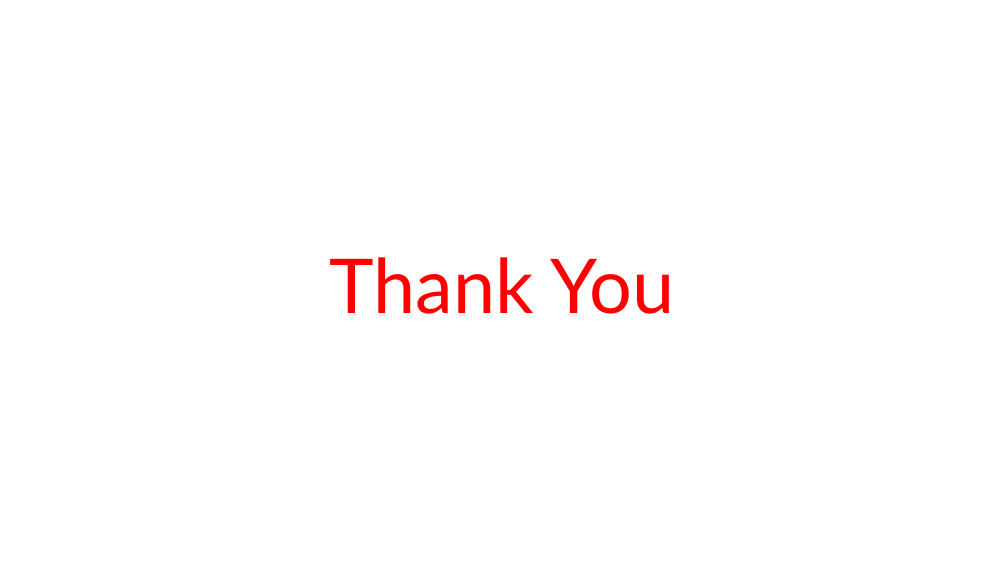
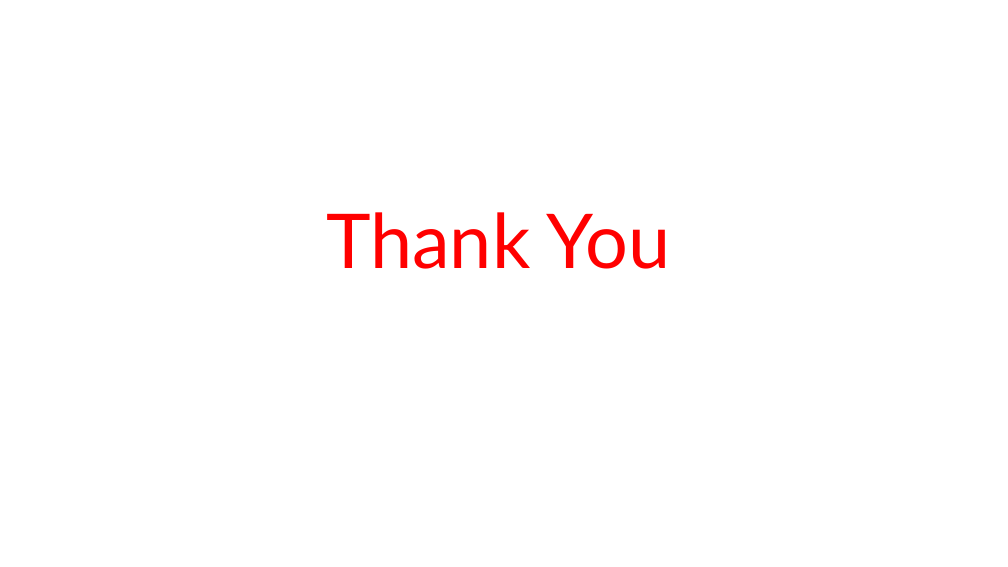
Before and after one commit to Mohamed-h-Gamil/adv_emb_hw1_cooperativeSchedularForArduinoUno, a slide deck: slide 16 of presentation/A Flexible Schedular for Single-Processor Embedded systems for Arduino UNO.pptx (slide 9 before the commit). Drawn at 1008x567 pixels with LibreOffice and Linux fonts; fonts in the diff are those of the drawing; background and template pictures are left out. Boxes give left, top, right and bottom in pixels: in the first picture for what was removed or moved away, otherwise in the second. Text is boxed around its words. In the diff, an @@ line names an element or a change of style, - is before the commit and + after.

```diff
--- a/presentation/A Flexible Schedular for Single-Processor Embedded systems for Arduino UNO.pptx
+++ b/presentation/A Flexible Schedular for Single-Processor Embedded systems for Arduino UNO.pptx
@@ text "Thank You": place and size @@
-text "Thank You" at [329,257,674,314]
+text "Thank You" at [326,212,671,269]
@@ text "Thank You" at [326,212,671,269]: alignment left to centre @@
```
Also in this commit, not shown: 1 other slide changed, 7 slides added.
